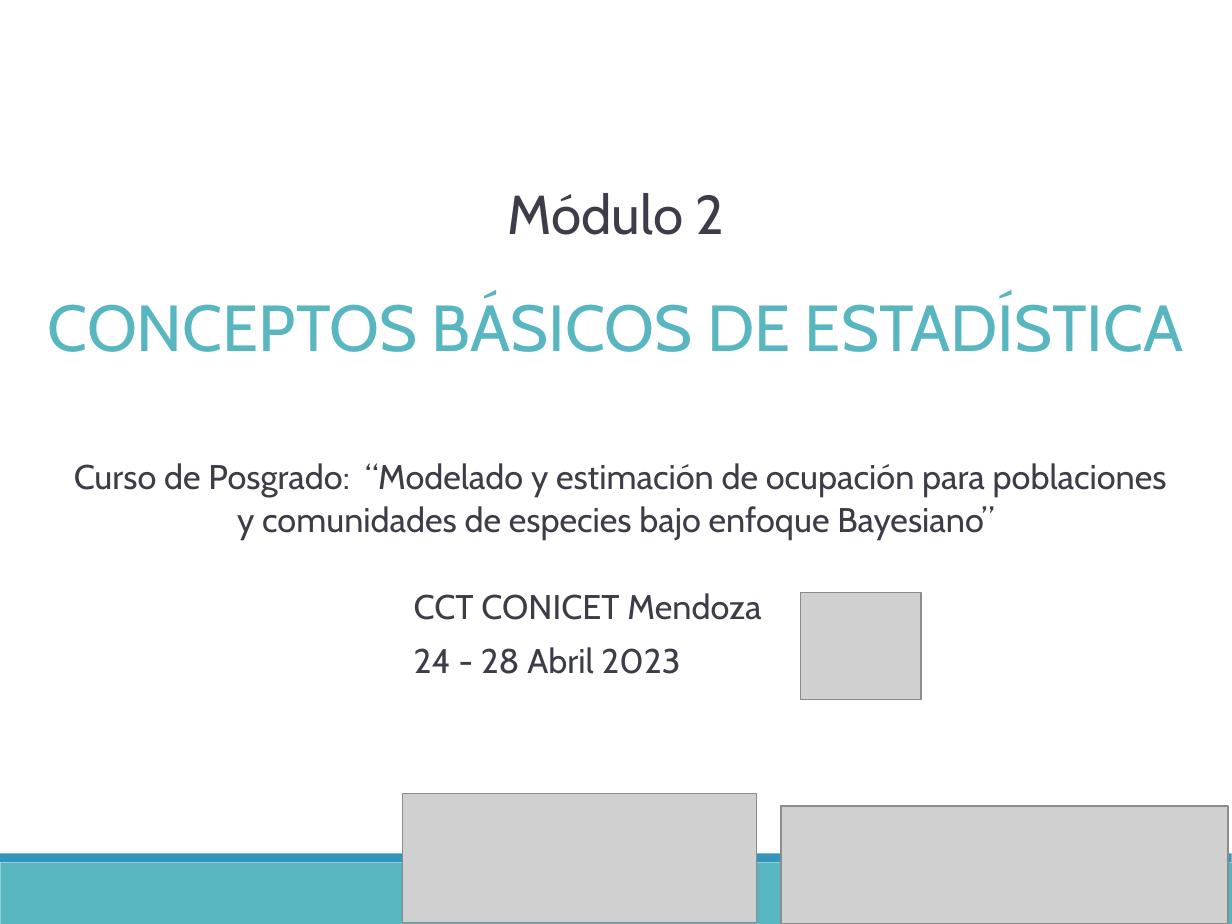
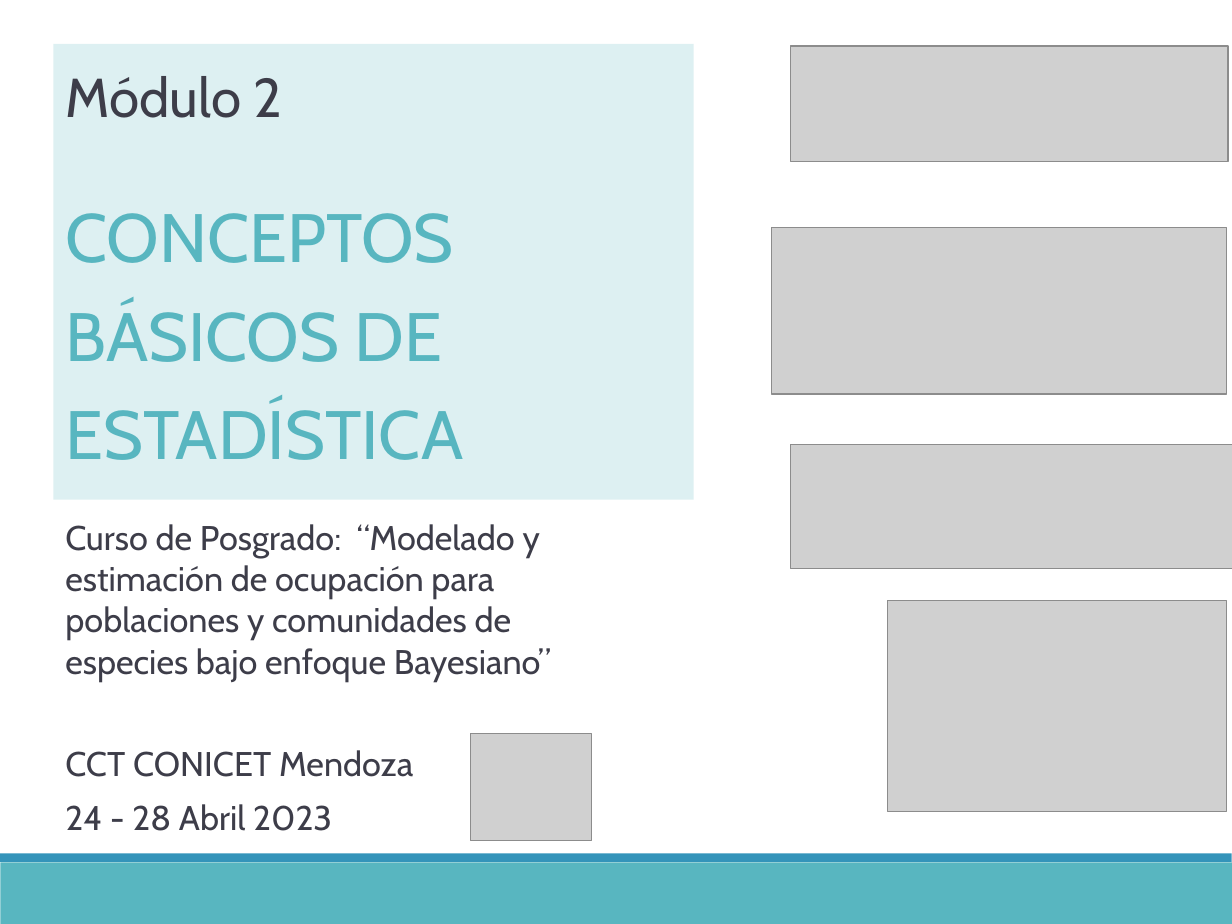
Before and after one commit to DrIgoA/Curso-Ocupacion23, a slide deck: slide 1 of Modulo 2_Occupacion2023.pptx. Drawn at 1232x924 pixels with LibreOffice and Linux fonts; fonts in the diff are those of the drawing; grey boxes stand for pictures. Boxes give left, top, right and bottom in pixels: in the first picture for what was removed or moved away, otherwise in the second. Text is boxed around its words. In the diff, an @@ line names an element or a change of style, - is before the commit and + after.

```diff
--- a/Modulo 2_Occupacion2023.pptx
+++ b/Modulo 2_Occupacion2023.pptx
@@ rectangle "Módulo 2": place and size @@
-rectangle "Módulo 2" at [48,193,1184,352]
+rectangle "Módulo 2" at [53,44,694,500]
@@ rectangle "Módulo 2" at [53,44,694,500]: size 38 to 40 pt in "CONCEPTOS BÁSICOS DE ESTADÍSTICA"; alignment centre to left; line spacing 1 to 1.2; fill none to #58B6C0 at 20% opacity @@
@@ picture: place and size @@
-picture at [781,806,1228,924]
+picture at [791,46,1228,161]
@@ picture: place and size @@
-picture at [403,793,756,923]
+picture at [771,228,1227,394]
@@ picture added at [791,445,1232,569] @@
@@ text "Curso de Posgrado: “Modelado y ...": place and size @@
-text "Curso de Posgrado: “Modelado y ..." at [74,463,1167,540]
+text "Curso de Posgrado: “Modelado y ..." at [65,524,551,682]
@@ text "Curso de Posgrado: “Modelado y ..." at [65,524,551,682]: alignment centre to left @@
@@ picture added at [887,601,1226,812] @@
@@ text "CCT CONICET Mendoza": place and size @@
-text "CCT CONICET Mendoza" at [414,593,761,674]
+text "CCT CONICET Mendoza" at [65,750,413,831]
@@ picture: place and size @@
-picture at [801,593,922,700]
+picture at [471,733,591,840]
```
Also in this commit, not shown: 21 other slides changed, 7 slides added, 1 slide removed, 5 other files.
